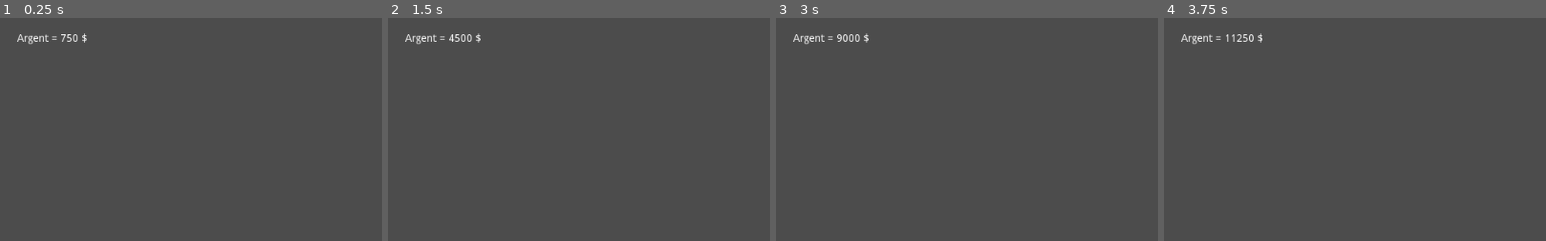
Above: before the commit, frames 1-4 (left to right).
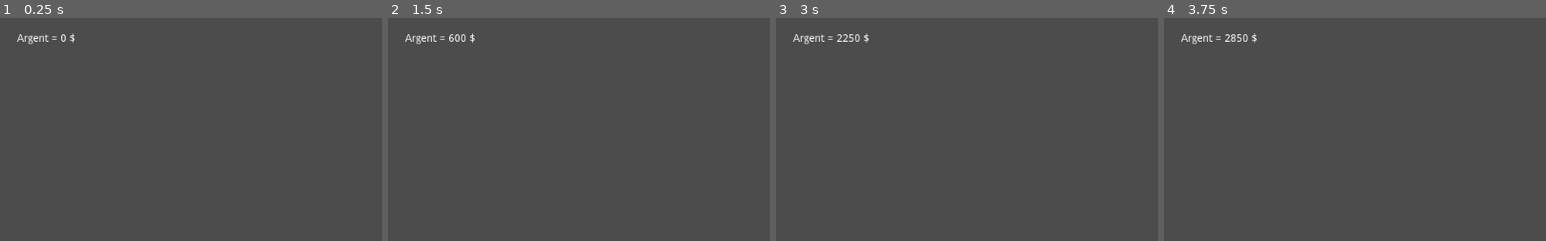
Above: after the commit, the same moments.

Repository: Nellousan/JAM-FEB-2022
Game: Godot game, scene res://scenes/main/main.tscn
The game is run twice, just before and just after one commit, with the same random seed, the same clock (stepped at 60 frames per second) and the same inputs.
Inputs:
- Up to frame 1 (0.25 s): no input
- Up to frame 2 (1.5 s): tap Enter at 0.5 s; tap Space at 1.25 s; hold Left (ui_left) from 1.28 s (still down)
- Up to frame 3 (3 s): tap Enter at 2 s; release Left (ui_left) at 2.03 s; tap Space at 2.75 s
- Up to frame 4 (3.75 s): tap Enter at 3.5 s; hold Left (ui_left) from 3.53 s (still down)
The pictures show only the part of the screen within x 0-50%, y 0-50%; the shares and areas given below are measured in that part.

The runs differ from the first frame. In frame 1, 0.1% of the frame differs, in the area x 16-23%, y 6-12%; in frame 2, 0.1%; in frame 3, less than 0.1%; in frame 4, 0.2%, in the area x 16-26%, y 6-12%.

Commit message:
[+] incress gold in main and set in Gold.gd

Diff:
--- a/scenes/main/Gold.gd
+++ b/scenes/main/Gold.gd
@@ -1,14 +1,9 @@
 extends Label
-
-var gold = 0
 
 func _ready():
 	pass # Replace with function body.
 
-func earn_money(amount):
-	gold += amount
-	var text = "Argent = " + String(gold) + " $"
+func _process(_delta):
+	var main = get_parent()
+	var text = "Argent = " + String(main.gold) + " $"
 	set_text(text)
-
-func _process(_delta):
-	earn_money(50)
--- a/scenes/main/main.gd
+++ b/scenes/main/main.gd
@@ -1,10 +1,17 @@
 extends Node2D
 
+var gold = 0
+onready var gold_label = $Gold
 onready var timer = $Timer
 
 func _ready():
 	pass
 
-func _physics_process(_delta):
+func earn_money(amount):
+	gold += amount
+
+
+func _physics_process(delta):
 	if Input.get_action_strength("ui_left"):
+		earn_money(50)
 		print(timer)
